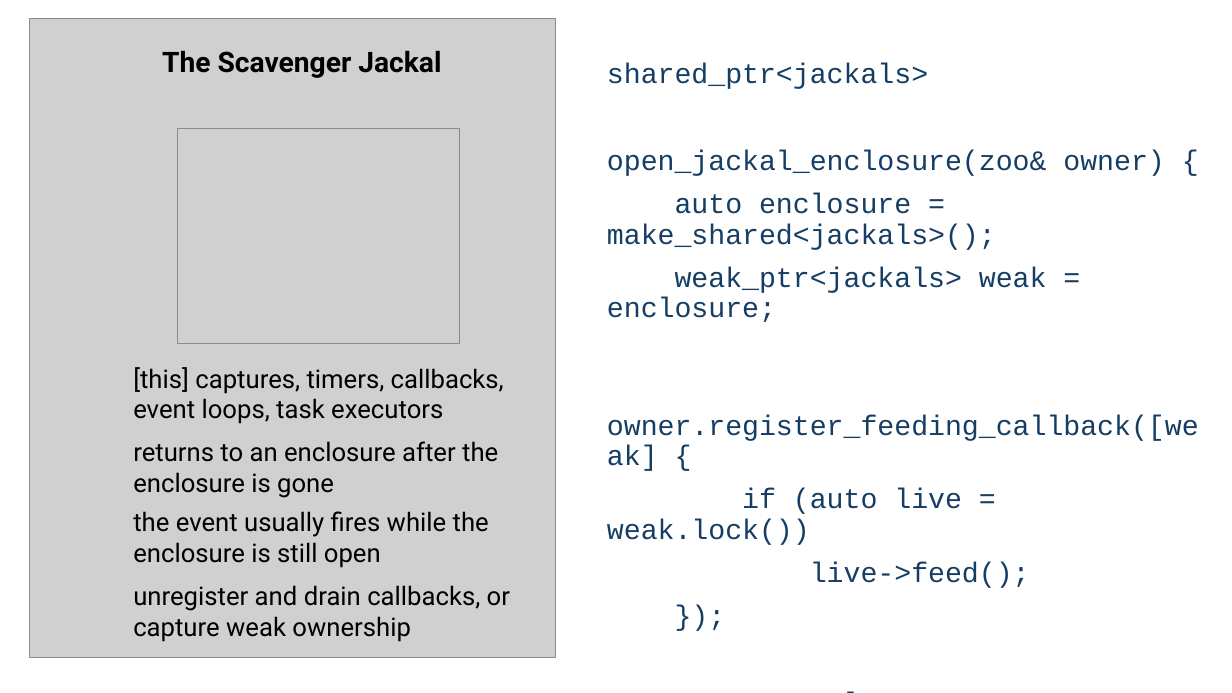
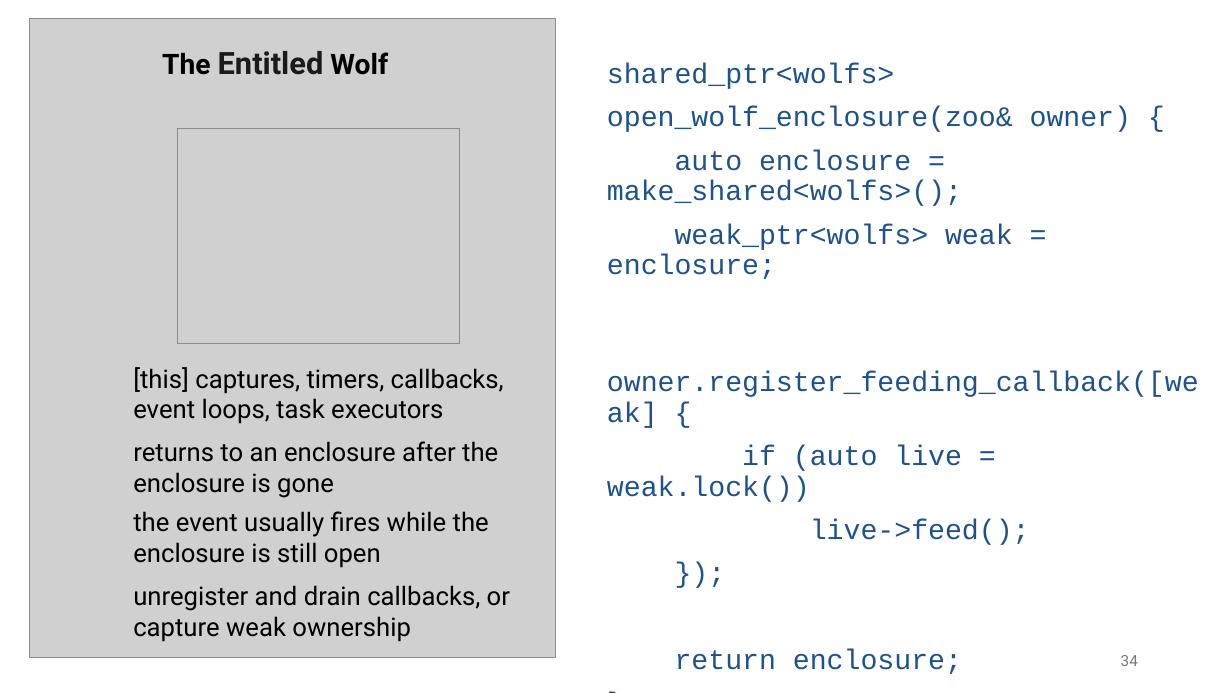
Before and after one commit to EmptySquareBubble/once_upon_a_thread, a slide deck: slide 34 of slides/Once Upon a Thread.pptx (slide 35 before the commit). Drawn at 1232x693 pixels with LibreOffice and Linux fonts; fonts in the diff are those of the drawing; grey boxes stand for pictures; background and template pictures are left out. Boxes give left, top, right and bottom in pixels: in the first picture for what was removed or moved away, otherwise in the second. Text is boxed around its words. In the diff, an @@ line names an element or a change of style, - is before the commit and + after.

```diff
--- a/slides/Once Upon a Thread.pptx
+++ b/slides/Once Upon a Thread.pptx
@@ text at (x1=162, y1=51, x2=388, y2=75): text changed; size 22 to 24 pt; text colour #000000 to #1A1A1A @@
-The Scavenger Jackal
+The Entitled Wolf
@@ text at (x1=607, y1=63, x2=1131, y2=279): text changed; text colour #163E64 to #1E528C @@
-shared_ptr<jackals>
-open_jackal_enclosure(zoo& owner) {
-auto enclosure = make_shared<jackals>();
-weak_ptr<jackals> weak = enclosure;
+shared_ptr<wolfs>
+open_wolf_enclosure(zoo& owner) {
+auto enclosure = make_shared<wolfs>();
+weak_ptr<wolfs> weak = enclosure;
@@ text at (x1=607, y1=371, x2=1199, y2=545): text colour #163E64 to #1E528C in "owner.register_feeding_callback([weak] {", "if (auto live = weak.lock())", "live->feed();", "});" and 2 more places @@
@@ page number added at (x1=1121, y1=655, x2=1138, y2=666), 12 pt, text #797979 @@
+34
```
Also in this commit, not shown: 61 other slides changed, 2 slides added, 3 slides removed.
